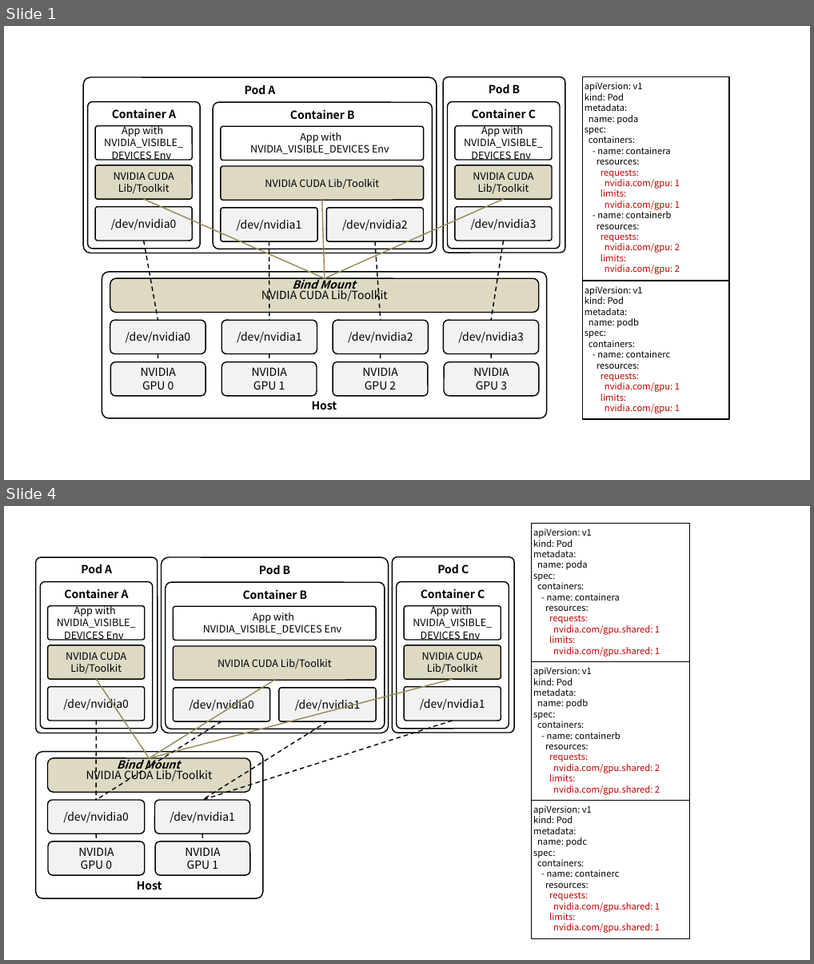
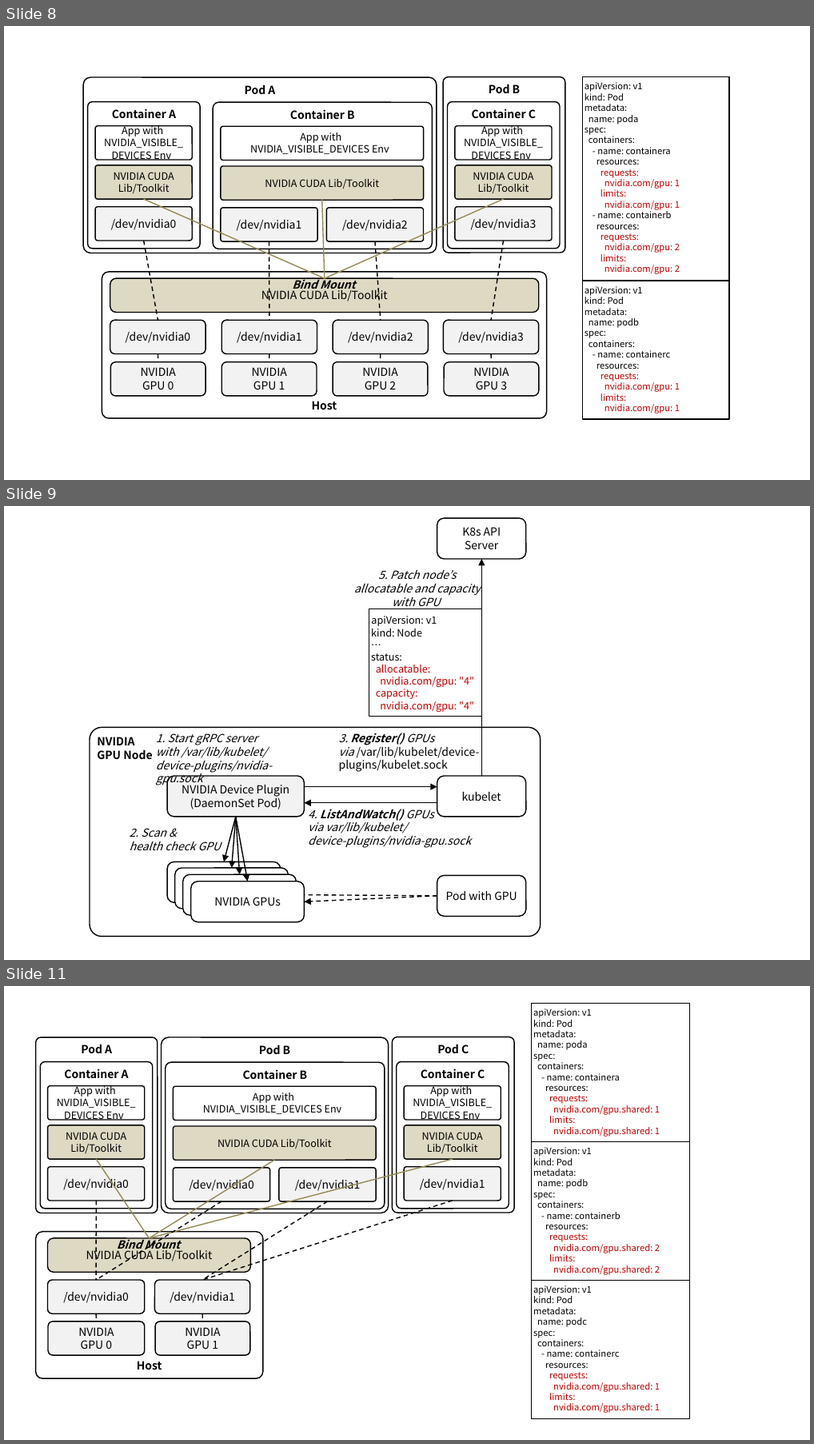
Before and after one commit to ssup2/blog-software, a slide deck: content/docs/theory-analysis/kubernetes-nvidia-device-plugin/images/images.pptx. Shown one above the other, each under a label of ours: slides 1 and 4 before the commit, slides 8, 9 and 11 after it; the slides between them are not shown. The pictures are 814x964 and 814x1444 pixels, drawn with LibreOffice and Linux fonts; fonts in the diff are those of the drawing. Boxes give left, top, right and bottom in pixels: in the first picture for what was removed or moved away, otherwise in the second. Text is boxed around its words. In the diff, an @@ line names an element or a change of style, - is before the commit and + after.

Commit message:
update

```diff
--- a/content/docs/theory-analysis/kubernetes-nvidia-device-plugin/images/images.pptx
+++ b/content/docs/theory-analysis/kubernetes-nvidia-device-plugin/images/images.pptx
@@ slide 9 added at (x1=4, y1=506, x2=810, y2=960), background #FFFFFF @@
@@ rounded rectangle added at (x1=437, y1=518, x2=526, y2=559), fill #FFFFFF, outline #000000 1 pt, 10 pt, text #000000 @@
+K8s API
+Server
@@ text added at (x1=354, y1=570, x2=481, y2=609), 10 pt, text #000000, italic @@
+5. Patch node’s allocatable and capacity
+with GPU
@@ arrow added from (482, 776) to (482, 559), #000000 1 pt @@
@@ rectangle added at (x1=370, y1=609, x2=482, y2=716), fill #FFFFFF, outline #000000 1 pt, 9 pt, text #C00000 @@
+apiVersion: v1
+kind: Node
+…
+status:
+allocatable:
+nvidia.com/gpu: "4"
+capacity:
+nvidia.com/gpu: "4"
@@ rounded rectangle added at (x1=90, y1=727, x2=540, y2=936), fill #FFFFFF, outline #000000 1 pt, 10 pt, text #000000, bold @@
+NVIDIA
+GPU Node
@@ text added at (x1=156, y1=733, x2=272, y2=786), 10 pt, text #000000, italic @@
+1. Start gRPC server
+with /var/lib/kubelet/
+device-plugins/nvidia-gpu.sock
@@ text added at (x1=339, y1=732, x2=480, y2=772), 10 pt, text #000000 @@
+3. Register() GPUs
+via /var/lib/kubelet/device-plugins/kubelet.sock
@@ rounded rectangle added at (x1=168, y1=776, x2=305, y2=816), fill #F2F2F2, outline #000000 1 pt, 10 pt, text #000000 @@
+NVIDIA Device Plugin
+(DaemonSet Pod)
@@ arrow added from (304, 787) to (437, 787), #000000 1 pt @@
@@ rounded rectangle added at (x1=437, y1=776, x2=526, y2=816), fill #FFFFFF, outline #000000 1 pt, 10 pt, text #000000 @@
+kubelet
@@ arrow added from (236, 816) to (224, 862), #000000 1 pt @@
@@ arrow added from (236, 816) to (231, 868), #000000 1 pt @@
@@ arrow added from (236, 816) to (247, 881), #000000 1 pt @@
@@ arrow added from (236, 816) to (239, 875), #000000 1 pt @@
@@ arrow added from (437, 803) to (304, 803), #000000 1 pt @@
@@ text added at (x1=308, y1=808, x2=471, y2=848), 10 pt, text #000000, italic @@
+4. ListAndWatch() GPUs
+via var/lib/kubelet/
+device-plugins/nvidia-gpu.sock
@@ text added at (x1=130, y1=828, x2=222, y2=850), 10 pt, text #000000, italic @@
+2. Scan &
+health check GPU
@@ rounded rectangle added at (x1=168, y1=862, x2=281, y2=902), fill #FFFFFF, outline #000000 1 pt, 14 pt, text #000000 @@
+NVIDA GPU
@@ rounded rectangle added at (x1=175, y1=868, x2=288, y2=908), fill #FFFFFF, outline #000000 1 pt, 14 pt, text #000000 @@
+NVIDA GPU
@@ rounded rectangle added at (x1=183, y1=875, x2=296, y2=915), fill #FFFFFF, outline #000000 1 pt, 14 pt, text #000000 @@
+NVIDA GPU
@@ rounded rectangle added at (x1=191, y1=881, x2=304, y2=921), fill #FFFFFF, outline #000000 1 pt, 10 pt, text #000000 @@
+NVIDIA GPUs
@@ rounded rectangle added at (x1=437, y1=876, x2=526, y2=916), fill #FFFFFF, outline #000000 1 pt, 10 pt, text #000000 @@
+Pod with GPU
@@ arrow added from (437, 896) to (296, 895), #000000 1 pt dashed @@
@@ arrow added from (437, 896) to (304, 901), #000000 1 pt dashed @@
@@ what was slide 1 is now slide 8 @@
@@ what was slide 4 is now slide 11 @@
```
Also in this commit, not shown: 6 other slides added.
